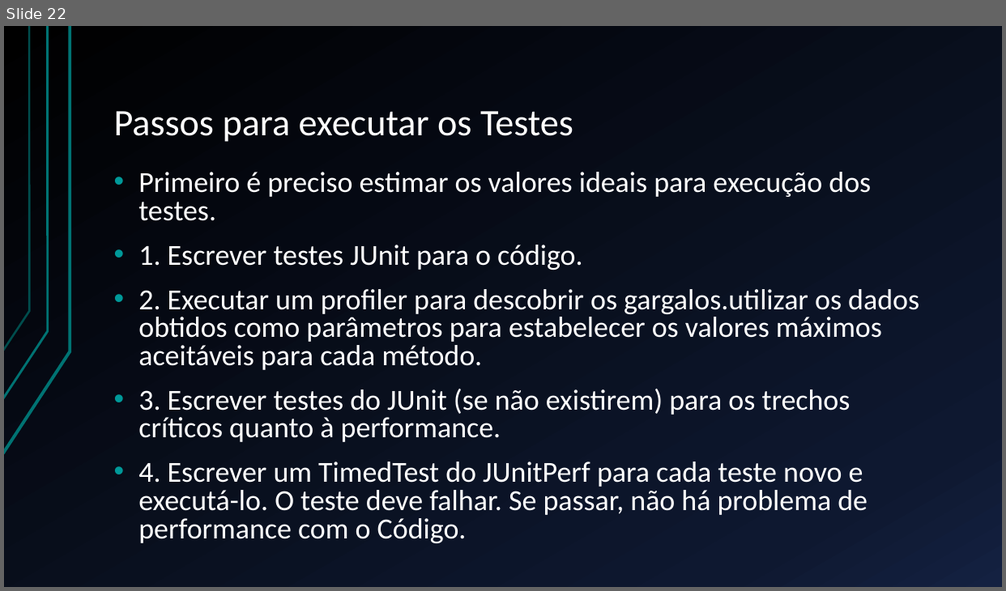
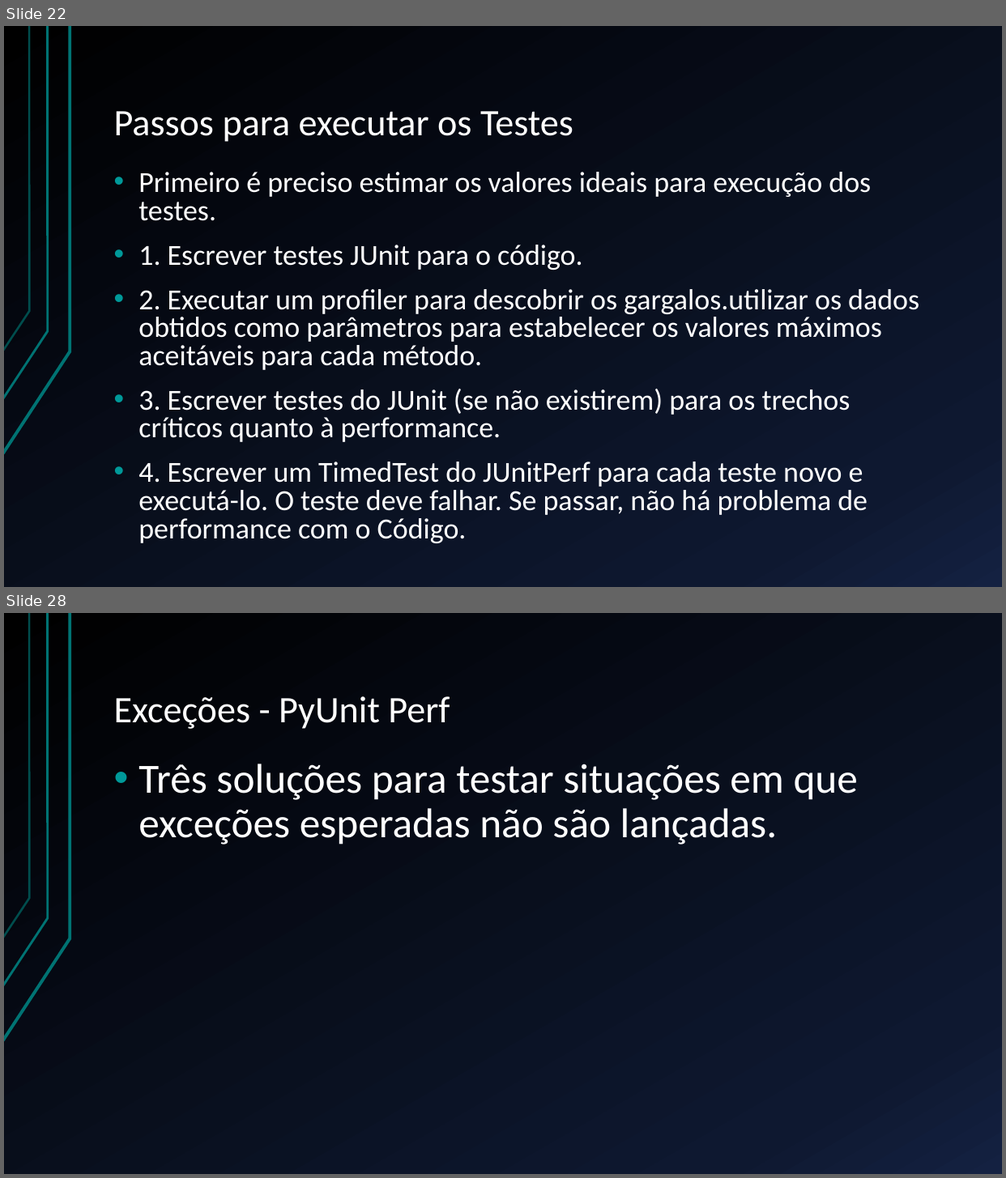
Before and after one commit to BrunoFelix/Restoran, a slide deck: Docs/Apresentação TSW.pptx. Shown one above the other, each under a label of ours: slide 22 before the commit, slides 22 and 28 after it; the slides between them are not shown. The pictures are 1006x591 and 1006x1178 pixels, drawn with LibreOffice and Linux fonts; fonts in the diff are those of the drawing. Boxes give left, top, right and bottom in pixels: in the first picture for what was removed or moved away, otherwise in the second. Text is boxed around its words. In the diff, an @@ line names an element or a change of style, - is before the commit and + after.

Commit message:
Ajuste da apresentação na parte de PyUnit

```diff
--- a/Docs/Apresentação TSW.pptx
+++ b/Docs/Apresentação TSW.pptx
@@ slide 28 added at <box>4,613,1002,1174</box>, background gradient #000000 to #0F1931 to #142242; not listed: 3 template elements that a slide beside it also shows @@
@@ title added at <box>114,696,450,729</box>, 36 pt, text #FFFFFF @@
+Exceções - PyUnit Perf
@@ text added at <box>138,764,858,845</box>, 40 pt, text #FFFFFF @@
+• Três soluções para testar situações em que exceções esperadas não são lançadas.
```
Also in this commit, not shown: 8 other slides added, 1 slide removed.
